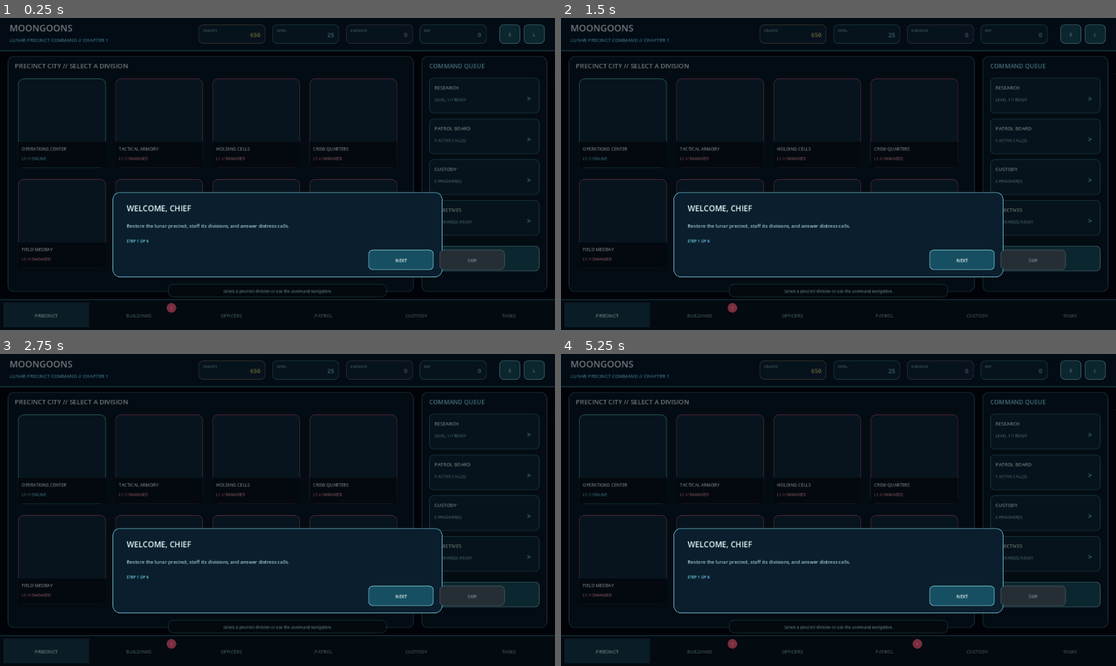
Above: before the commit, frames 1-4 (two rows, left to right).
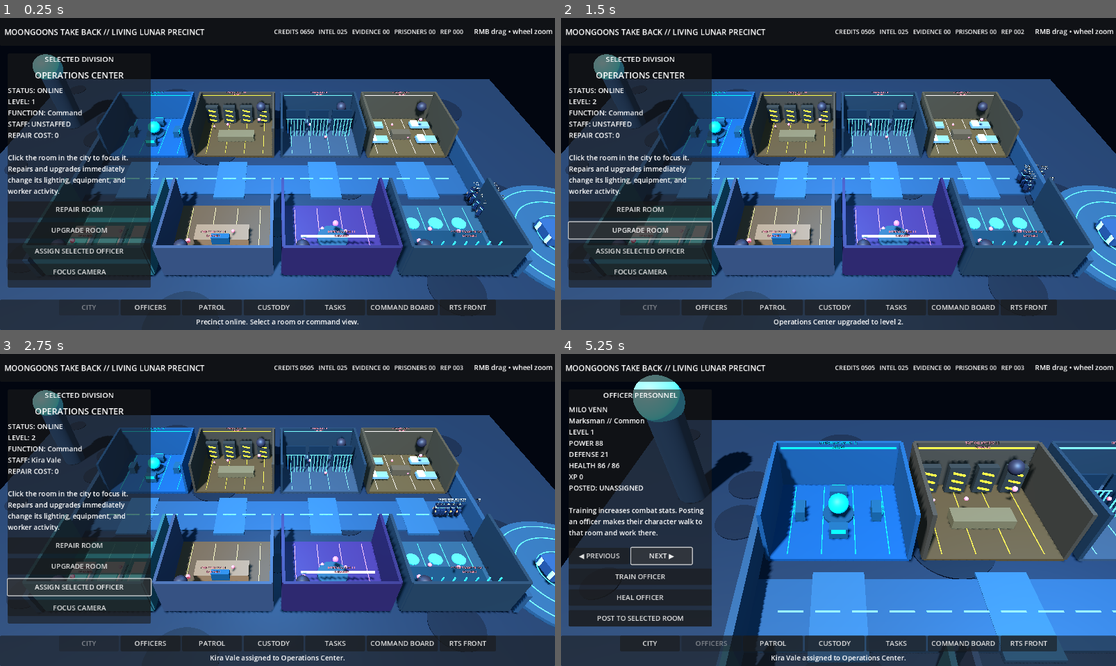
Above: after the commit, the same moments.

Repository: POTD725/MoonGoons-Take-Back
Game: Godot game, scene res://scenes/LivingPrecinct.tscn
Two runs of this game, one before a commit and one after it. Both use one fixed random seed, a clock stepped at 60 frames per second and the inputs below. Before the commit the project starts from res://scenes/PrecinctVerticalSlice.tscn.
Inputs (mouse positions are in pixels of both pictures, inside the frame that each line leads up to):
- Up to frame 1 (0.25 s): no input
- Up to frame 2 (1.5 s): click (638, 208) at 0.5 s, where only the run after the commit has a clickable "REPAIR ROOM"; click (638, 230) at 1.25 s, where only the run after the commit has a clickable "UPGRADE ROOM"
- Up to frame 3 (2.75 s): click (77, 588) at 2 s, where only the run after the commit has a clickable "ASSIGN SELECTED OFFICER"
- Up to frame 4 (5.25 s): click (638, 606) at 2.75 s, where only the run after the commit has a clickable "FOCUS CAMERA"; click (710, 644) at 3.5 s, where only the run after the commit has a clickable "OFFICERS"; click (660, 556) at 4.25 s, where only the run after the commit has a clickable "NEXT ▶"; click (660, 556) at 5 s, where only the run after the commit has a clickable "NEXT ▶"

The runs differ from the first frame. In frame 1, 74% of the frame differs, in the area x 0-100%, y 2-100%; in frame 2, 75%; in frame 3, 75%; in frame 4, 74%.

Commit message:
Launch living precinct and register generated audio

Diff:
--- a/project.godot
+++ b/project.godot
@@ -4,8 +4,8 @@
 
 [application]
 config/name="MoonGoons Take Back"
-config/version="0.3.0-precinct-hub"
-run/main_scene="res://scenes/PrecinctVerticalSlice.tscn"
+config/version="0.4.0-living-precinct"
+run/main_scene="res://scenes/LivingPrecinct.tscn"
 config/features=PackedStringArray("4.3", "GL Compatibility")
 config/icon="res://assets/android/icon.svg"
 
@@ -13,6 +13,7 @@
 PrecinctState="*res://scripts/precinct_state.gd"
 PrecinctMeta="*res://scripts/precinct_meta_state.gd"
 MoonGoonsSkins="*res://scripts/moongoons_skin_bank.gd"
+MoonGoonsAudio="*res://scripts/moongoons_audio.gd"
 
 [display/window]
 size/viewport_width=1280
